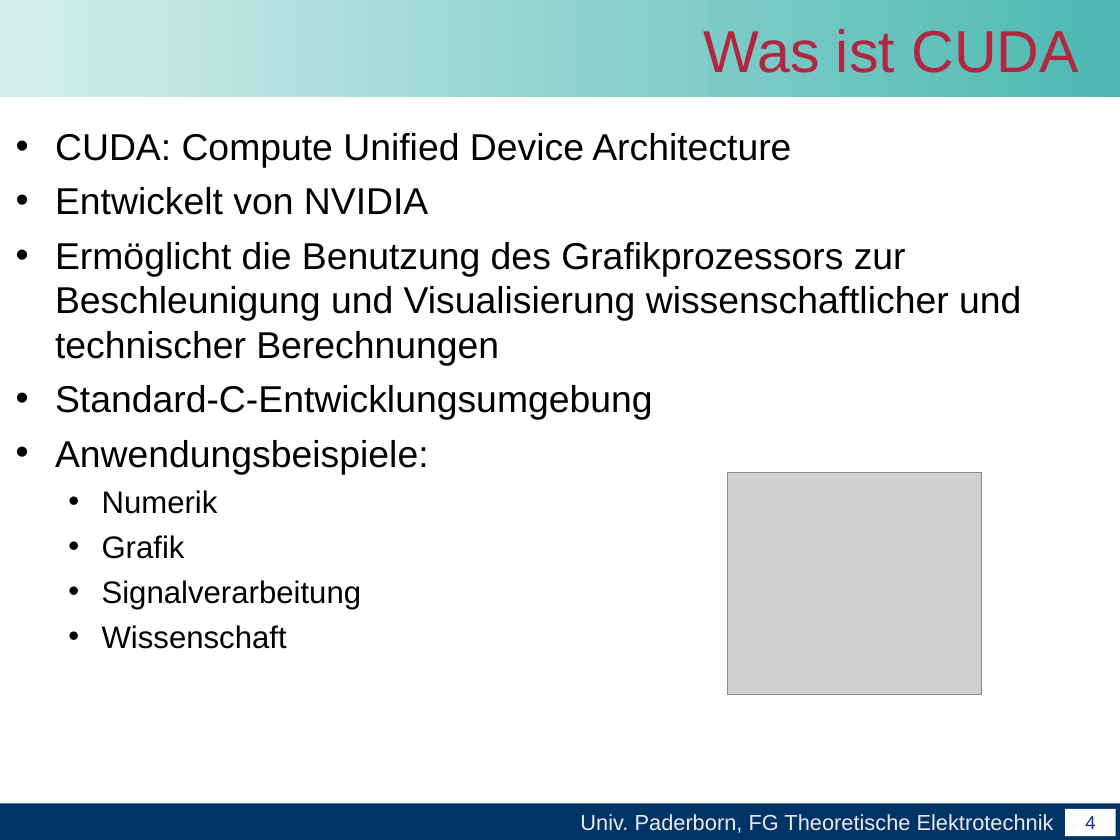
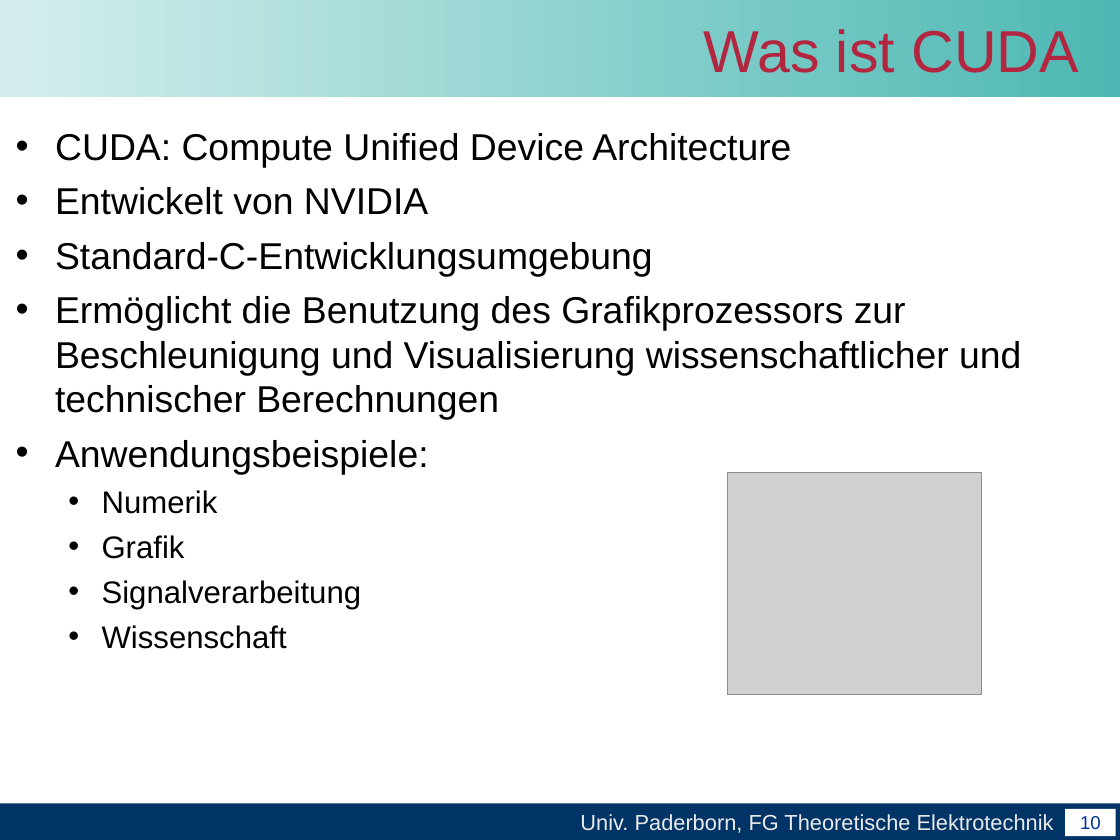
Before and after one commit to unconditional/projektarbeitcuda, a slide deck: slide 10 of Vortrag/Zwischenvortrag der Projektarbeit CUDA.ppt (slide 4 before the commit). Drawn at 1120x840 pixels with LibreOffice and Linux fonts; fonts in the diff are those of the drawing; grey boxes stand for pictures; background and template pictures are left out. Boxes give left, top, right and bottom in pixels: in the first picture for what was removed or moved away, otherwise in the second. Text is boxed around its words. In the diff, an @@ line names an element or a change of style, - is before the commit and + after.

```diff
--- a/Vortrag/Zwischenvortrag der Projektarbeit CUDA.ppt
+++ b/Vortrag/Zwischenvortrag der Projektarbeit CUDA.ppt
@@ text at [55,242,653,276]: paragraph added @@
+• Standard-C-Entwicklungsumgebung
@@ text at [55,385,653,420]: paragraph removed @@
-• Standard-C-Entwicklungsumgebung
@@ page number at [1080,816,1101,830]: text changed @@
-4
+10
```
Also in this commit, not shown: 13 other slides changed, 12 slides added, 2 slides removed.
